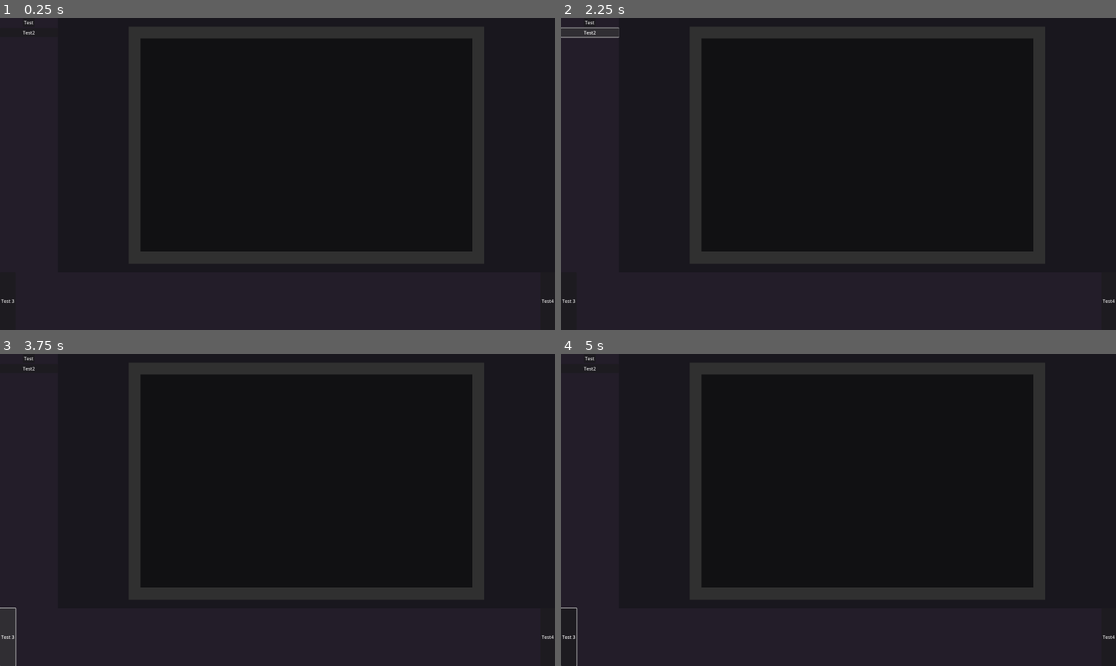
Above: before the commit, frames 1-4 (two rows, left to right).
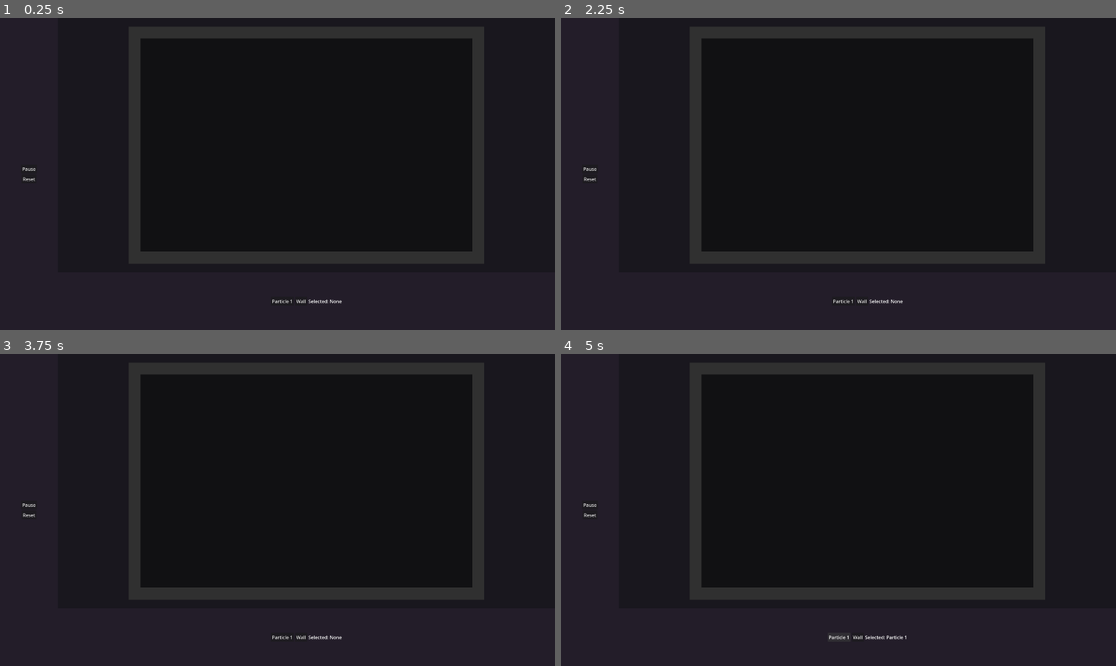
Above: after the commit, the same moments.

Repository: T4Ne/ThermalBox
Game: Godot game, scene res://scenes/main_box.tscn
Two runs of this game, one before a commit and one after it. Both use one fixed random seed, a clock stepped at 60 frames per second and the inputs below.
Inputs (mouse positions are in pixels of both pictures, inside the frame that each line leads up to):
- Up to frame 1 (0.25 s): no input
- Up to frame 2 (2.25 s): click (588, 21) at 0.5 s, where only the run before the commit has a clickable "Test"; click (588, 167) at 1.25 s, where only the run after the commit has a clickable "Pause"; click (588, 33) at 2 s, where only the run before the commit has a clickable "Test2"
- Up to frame 3 (3.75 s): click (27, 516) at 2.75 s, where only the run after the commit has a clickable "Reset"; click (5, 637) at 3.5 s, where only the run before the commit has a clickable "Test 3"
- Up to frame 4 (5 s): click (844, 637) at 4.25 s, where only the run after the commit has a clickable "Particle 1"

The runs differ from the first frame. In frame 1, 0.2% of the frame differs, in the area x 0-100%, y 0-92%; in frame 2, 0.3%; in frame 3, 0.2%; in frame 4, 0.3%.

Commit message:
Added globals script with global variables

Diff:
--- a/project.godot
+++ b/project.godot
@@ -14,6 +14,10 @@
 run/main_scene="uid://dgxd2kwwi6tl8"
 config/features=PackedStringArray("4.5", "GL Compatibility")
 config/icon="res://icon.svg"
+
+[autoload]
+
+Globals="*res://scripts/globals.gd"
 
 [debug]
 
--- a/scenes/main_box.tscn
+++ b/scenes/main_box.tscn
@@ -76,28 +76,37 @@
 anchors_preset = 9
 anchor_bottom = 1.0
 offset_right = 200.0
-offset_bottom = -200.0
 grow_vertical = 2
 mouse_filter = 2
 
-[node name="VBoxContainer" type="VBoxContainer" parent="UI/Control/SideBar"]
+[node name="MainControls" type="VBoxContainer" parent="UI/Control/SideBar"]
 layout_mode = 1
-anchors_preset = 15
-anchor_right = 1.0
-anchor_bottom = 1.0
+anchors_preset = 8
+anchor_left = 0.5
+anchor_top = 0.5
+anchor_right = 0.5
+anchor_bottom = 0.5
+offset_left = -25.0
+offset_top = -33.0
+offset_right = 25.0
+offset_bottom = 33.0
 grow_horizontal = 2
 grow_vertical = 2
 mouse_filter = 2
 
-[node name="Button" type="Button" parent="UI/Control/SideBar/VBoxContainer"]
+[node name="Pause" type="Button" parent="UI/Control/SideBar/MainControls"]
 layout_mode = 2
 size_flags_horizontal = 4
 size_flags_vertical = 4
-text = "Test"
+focus_mode = 0
+text = "Pause"
 
-[node name="Button2" type="Button" parent="UI/Control/SideBar/VBoxContainer"]
+[node name="Reset" type="Button" parent="UI/Control/SideBar/MainControls"]
 layout_mode = 2
-text = "Test2"
+size_flags_horizontal = 4
+size_flags_vertical = 4
+focus_mode = 0
+text = "Reset"
 
 [node name="BottomBar" type="Control" parent="UI/Control"]
 layout_mode = 1
@@ -105,26 +114,45 @@
 anchor_top = 1.0
 anchor_right = 1.0
 anchor_bottom = 1.0
+offset_left = 200.0
 offset_top = -200.0
 grow_horizontal = 2
 grow_vertical = 0
 mouse_filter = 2
 
-[node name="HBoxContainer" type="HBoxContainer" parent="UI/Control/BottomBar"]
+[node name="ItemButtons" type="HBoxContainer" parent="UI/Control/BottomBar"]
 layout_mode = 1
-anchors_preset = -1
-anchor_right = 1.0
-anchor_bottom = 1.0
+anchors_preset = 8
+anchor_left = 0.5
+anchor_top = 0.5
+anchor_right = 0.5
+anchor_bottom = 0.5
+offset_left = -54.0
+offset_top = -15.5
+offset_right = 54.0
+offset_bottom = 15.5
+grow_horizontal = 2
+grow_vertical = 2
 mouse_filter = 2
 
-[node name="Button" type="Button" parent="UI/Control/BottomBar/HBoxContainer"]
+[node name="Particle1Item" type="Button" parent="UI/Control/BottomBar/ItemButtons"]
 layout_mode = 2
-size_flags_horizontal = 0
-text = "Test 3"
+size_flags_horizontal = 4
+size_flags_vertical = 4
+focus_mode = 0
+text = "Particle 1"
 
-[node name="Button2" type="Button" parent="UI/Control/BottomBar/HBoxContainer"]
+[node name="WallItem" type="Button" parent="UI/Control/BottomBar/ItemButtons"]
 layout_mode = 2
-size_flags_horizontal = 10
-text = "Test4"
+size_flags_horizontal = 4
+size_flags_vertical = 4
+focus_mode = 0
+text = "Wall"
+
+[node name="Selected" type="Label" parent="UI/Control/BottomBar/ItemButtons"]
+layout_mode = 2
+text = "Selected: None"
 
 [connection signal="gui_input" from="UI/ParticleRenderer/SimulationView" to="." method="_on_simulation_view_gui_input"]
+[connection signal="pressed" from="UI/Control/BottomBar/ItemButtons/Particle1Item" to="UI" method="_on_particle_1_item_pressed"]
+[connection signal="pressed" from="UI/Control/BottomBar/ItemButtons/WallItem" to="UI" method="_on_wall_item_pressed"]
--- a/scripts/collision_handler.gd
+++ b/scripts/collision_handler.gd
@@ -6,17 +6,16 @@
 func calculate_collision_movement(id: int, position: Vector2, velocity: Vector2, particles: ParticleData, cells: CellData) -> PackedVector2Array:
 	var seq_particle_state: PackedVector2Array = [position, velocity]
 	var cell_id: int = _cell_id_by_position(position, cells)
-	_collide_with_particles(id, seq_particle_state, cell_id, particles, cells)
-	_collide_with_walls(id, seq_particle_state, cell_id, particles, cells)
+	var neighbor_cells: PackedInt32Array = _get_neighbor_cells(cell_id, cells)
+	_collide_with_particles(id, seq_particle_state, neighbor_cells, particles, cells)
+	_collide_with_walls(id, seq_particle_state, neighbor_cells, particles, cells)
 	return seq_particle_state
 
-func _collide_with_particles(id: int, seq_particle_state: PackedVector2Array, cell_id: int, particles: ParticleData, cells: CellData) -> void:
-	var neighbor_cells: PackedInt32Array = _get_neighbor_cells(cell_id, cells)
+func _collide_with_particles(id: int, seq_particle_state: PackedVector2Array, neighbor_cells: PackedInt32Array,particles: ParticleData, cells: CellData) -> void:
 	var neighbor_particles: PackedInt32Array = _particles_by_cells(id, neighbor_cells, cells)
 	_sequential_particle_collision(id, seq_particle_state, neighbor_particles, particles)
 
-func _collide_with_walls(id: int, seq_particle_state: PackedVector2Array, cell_id: int, particles: ParticleData, cells: CellData) -> void:
-	var neighbor_cells: PackedInt32Array = _get_neighbor_cells(cell_id, cells)
+func _collide_with_walls(id: int, seq_particle_state: PackedVector2Array, neighbor_cells: PackedInt32Array, particles: ParticleData, cells: CellData) -> void:
 	var walls: PackedInt32Array = _get_neighbor_walls(neighbor_cells, cells)
 	_sequential_wall_collision(id, seq_particle_state, walls, particles, cells)
 
--- /dev/null
+++ b/scripts/globals.gd
@@ -0,0 +1,4 @@
+extends Node
+
+var gravity: Vector2 = Vector2(0, 10.0)
+var is_paused: bool = false
--- a/scripts/main_box.gd
+++ b/scripts/main_box.gd
@@ -11,7 +11,6 @@
 @onready var simulation_view_data: SimulationViewData = SimulationViewData.new(simulation_size, edge_offset)
 @onready var ui: UI = get_node("UI")
 @onready var renderer: Renderer = get_node("UI/ParticleRenderer")
-var is_paused: bool = false
 
 func _ready() -> void:
 	ui.set_sim_view(simulation_view_data)
@@ -23,7 +22,7 @@
 	renderer.render(particles, cells, simulation_view_data)
 
 func _physics_process(delta: float) -> void:
-	if is_paused:
+	if Globals.is_paused:
 		return
 	scheduler.step(delta)
 
@@ -54,7 +53,7 @@
 	var simulation_view_scale: float = simulation_view_data.simulation_view_scale
 	var particle_simulation_position: Vector2 = (mouse_position - simulation_view_position) / simulation_view_scale
 	var particle_velocity: Vector2 = Vector2(cos(deg_to_rad(randf_range(0.0, 360.0))), sin(deg_to_rad(randf_range(0.0, 360.0)))) * 10.0
-	var particle_radius: float = 5.0
+	var particle_radius: float = 2.5
 	var particle_mass: float = 1.0
 	particles.add_particle(particle_simulation_position, particle_velocity, particle_radius, particle_mass)
 
--- a/scripts/movement_handler.gd
+++ b/scripts/movement_handler.gd
@@ -29,7 +29,7 @@
 	var particle_ids: PackedInt32Array = chunk.particle_indexes
 	var particle_positions: PackedVector2Array = particles.positions
 	var particle_velocities: PackedVector2Array = particles.velocities
-	var particle_accelerations: PackedVector2Array = particles.accelerations
+	var _particle_accelerations: PackedVector2Array = particles.accelerations
 	var particle_radii: PackedFloat32Array = particles.radii
 	var particle_masses: PackedFloat32Array = particles.masses
 
@@ -37,14 +37,14 @@
 		var particle_id: int = particle_ids[particle_indx]
 		var predicted_full_step_position: Vector2 = particle_positions[particle_id]
 		var half_step_velocity: Vector2 = particle_velocities[particle_id]
-		var old_acceleration: Vector2 = particle_accelerations[particle_id]
-		var radius: float = particle_radii[particle_id]
-		var mass: float = particle_masses[particle_id]
+		var gravity: Vector2 = Globals.gravity
+		var _radius: float = particle_radii[particle_id]
+		var _mass: float = particle_masses[particle_id]
 
 		var collision_offsets: PackedVector2Array = collision_handler.calculate_collision_movement(particle_id, predicted_full_step_position, half_step_velocity, particles, cells)
 		var final_full_step_position: Vector2 = collision_offsets[0]
 		var final_half_step_velocity: Vector2 = collision_offsets[1]
-		var full_step_acceleration: Vector2 = _calculate_verlet_acceleration(particle_id, final_full_step_position, radius, mass, particles)
+		var full_step_acceleration: Vector2 = _calculate_verlet_gravity(gravity)
 		var full_step_velocity: Vector2 = _calculate_verlet_velocity(time_step * 0.5, final_half_step_velocity, full_step_acceleration)
 
 		chunk.positions[particle_indx] = final_full_step_position
@@ -59,11 +59,12 @@
 	var new_velocity := velocity + acceleration * time_step
 	return new_velocity
 
+## @deprecated: Attraction calculation is very slow
 func _calculate_verlet_acceleration(id: int, position: Vector2, radius: float, mass: float, particles: ParticleData) -> Vector2:
-	# TODO: gravitational acceleration should be a global variable controlled by main scene script
+
 	var near_particles: PackedInt32Array = _find_close_particles(id, position, radius, particles)
 	var other_positions: PackedVector2Array = particles.positions
-	var acceleration: Vector2 = Vector2(0.0, 20.0)
+	var acceleration: Vector2 = Vector2.ZERO #Vector2(0.0, 20.0)
 	for particle_id in near_particles:
 		var other_position: Vector2 = other_positions[particle_id]
 		var other_to_current: Vector2 = other_position - position
@@ -75,6 +76,9 @@
 		acceleration += acceleration_vector
 
 	return acceleration
+
+func _calculate_verlet_gravity(gravity: Vector2) -> Vector2:
+	return gravity
 
 func _calculate_force(distance: float) -> float:
 	var force: float = 8.8*distance**3 - 110*distance**2 + 440*distance - 550
--- a/scripts/ui.gd
+++ b/scripts/ui.gd
@@ -4,6 +4,11 @@
 @onready var SimulationViewRect: ColorRect = get_node("Control/SimulationViewArea/SimulationViewRect")
 @onready var SimulationViewPos: Control = get_node("Control/SimulationViewArea/SimulationViewRect/SimulationViewPos")
 @onready var simulation_view: SimulationViewData
+@onready var SelectedLabel: Label = get_node("Control/BottomBar/ItemButtons/Selected")
+
+enum Items {NONE, PARTICLE1, WALL}
+var selected_item: Items = Items.NONE
+var item_buttons: Array = []
 
 func _process(_delta: float) -> void:
 	_update_simulation_view_info()
@@ -14,3 +19,11 @@
 
 func set_sim_view(sim_view: SimulationViewData) -> void:
 	simulation_view = sim_view
+
+func _on_particle_1_item_pressed() -> void:
+	selected_item = Items.PARTICLE1
+	SelectedLabel.text = "Selected: Particle 1"
+
+func _on_wall_item_pressed() -> void:
+	selected_item = Items.WALL
+	SelectedLabel.text = "Selected: Wall"
Not shown, added: scripts/globals.gd.uid
